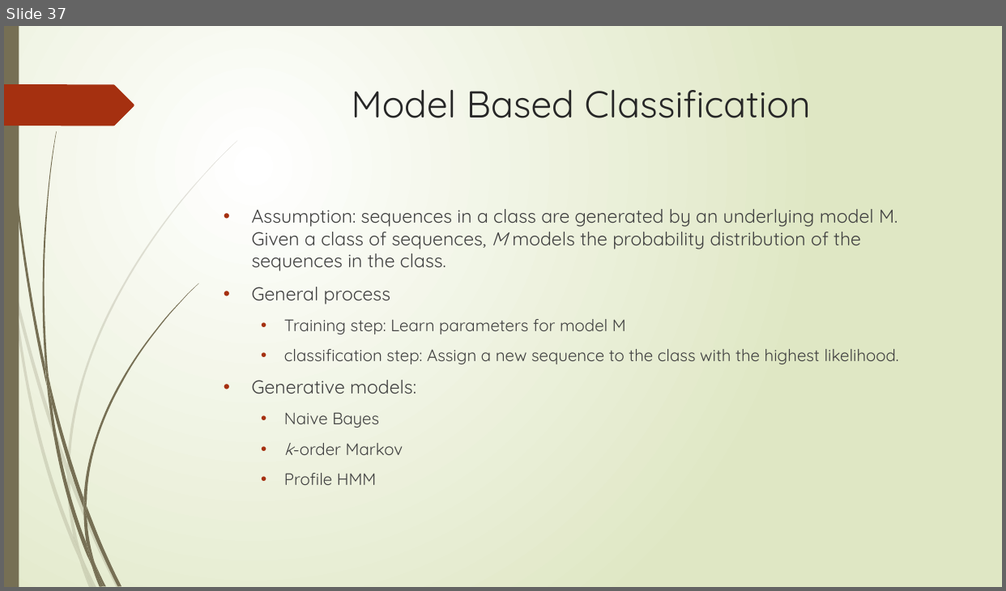
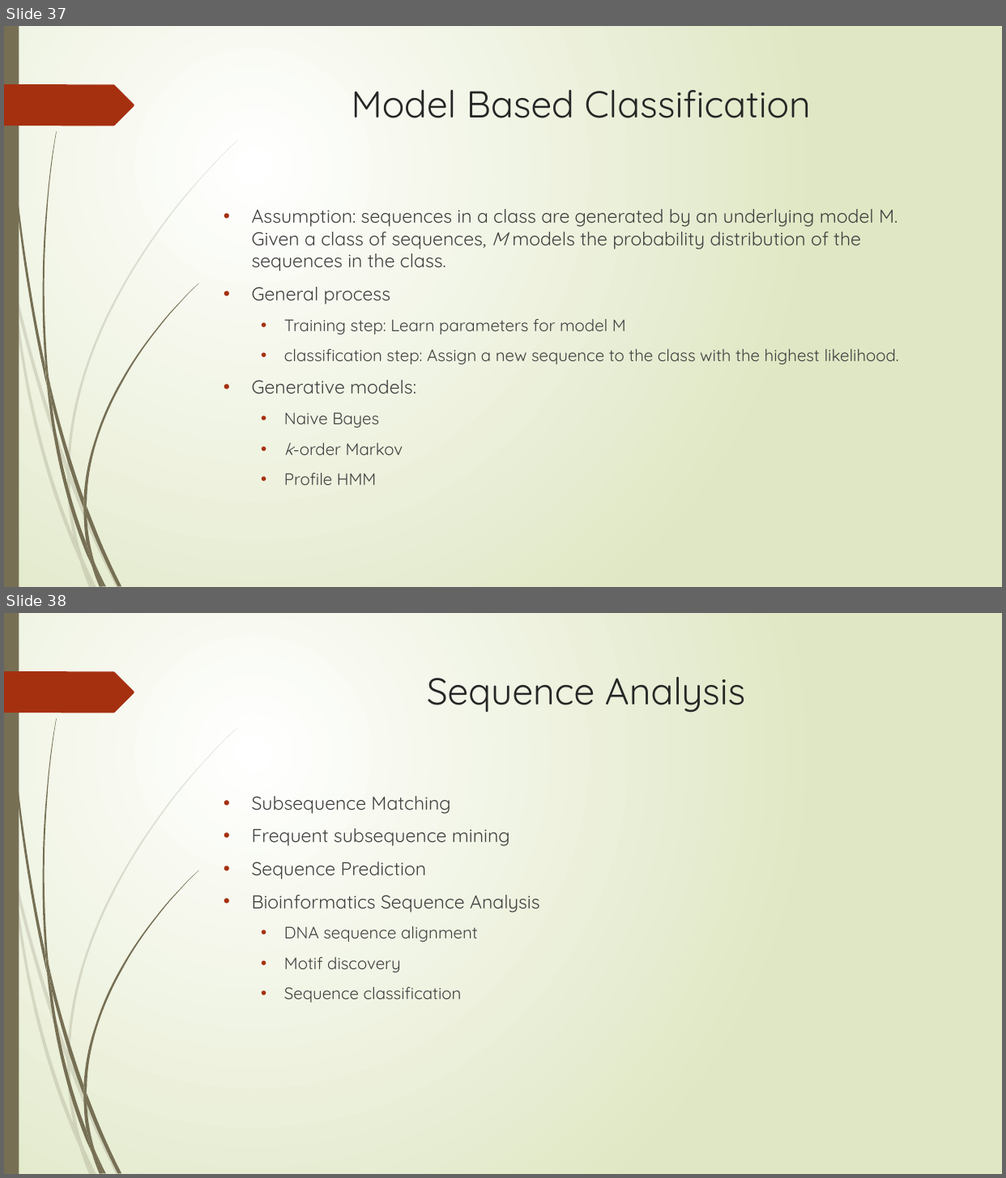
Before and after one commit to zixiaojindao/time-series-survey, a slide deck: slide/tsdm.pptx. Shown one above the other, each under a label of ours: slide 37 before the commit, slides 37 and 38 after it. The pictures are 1006x591 and 1006x1178 pixels, drawn with LibreOffice and Linux fonts; fonts in the diff are those of the drawing. Boxes give left, top, right and bottom in pixels: in the first picture for what was removed or moved away, otherwise in the second. Text is boxed around its words. In the diff, an @@ line names an element or a change of style, - is before the commit and + after.

Commit message:
add sequence analysis into suvey slides

```diff
--- a/slide/tsdm.pptx
+++ b/slide/tsdm.pptx
@@ slide 38 added at bbox=[4, 613, 1002, 1174], background gradient #FFFFFF to #DFE8C4; not listed: 24 template elements that a slide beside it also shows @@
@@ title added at bbox=[427, 677, 745, 713], 36 pt, text #262626 @@
+Sequence Analysis
@@ text added at bbox=[252, 796, 540, 1003], 18 pt, text #404040 @@
+• Subsequence Matching
+• Frequent subsequence mining
+• Sequence Prediction
+• Bioinformatics Sequence Analysis
+  • DNA sequence alignment
+  • Motif discovery
+  • Sequence classification
```
Also in this commit, not shown: 3 other slides added.
